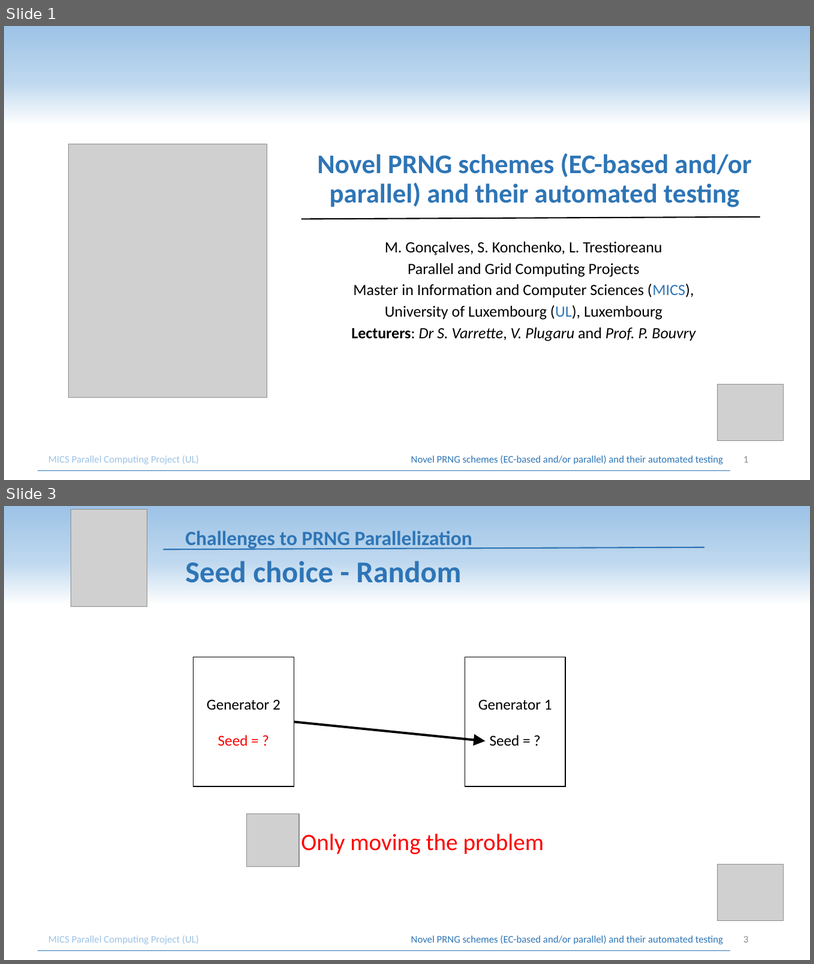
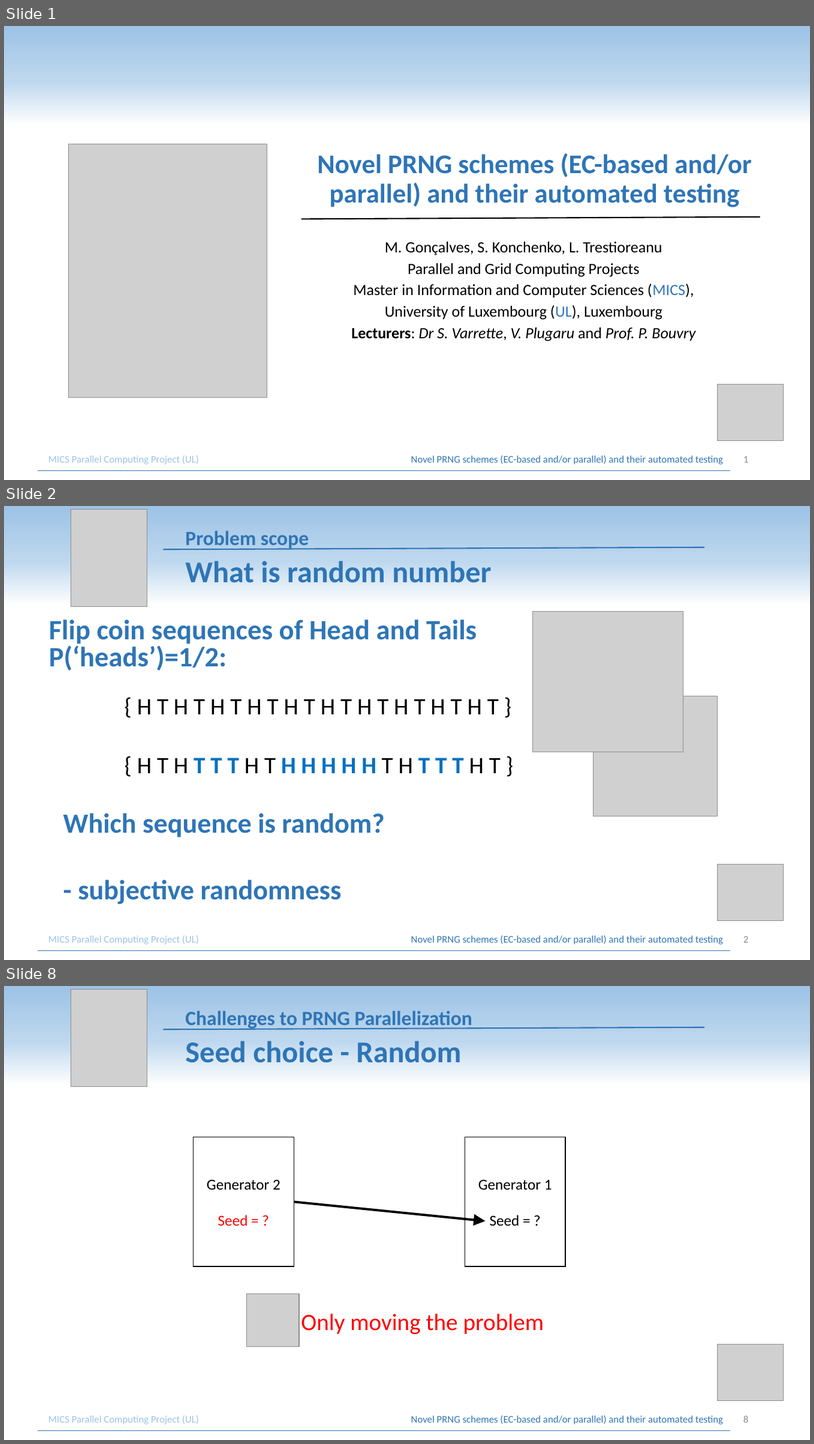
Before and after one commit to IceYoshi/PRNG, a slide deck: prng-pres.pptx. Shown one above the other, each under a label of ours: slides 1 and 3 before the commit, slides 1, 2 and 8 after it; the slides between them are not shown. The pictures are 814x964 and 814x1444 pixels, drawn with LibreOffice and Linux fonts; fonts in the diff are those of the drawing; grey boxes stand for pictures. Boxes give left, top, right and bottom in pixels: in the first picture for what was removed or moved away, otherwise in the second. Text is boxed around its words. In the diff, an @@ line names an element or a change of style, - is before the commit and + after.

```diff
--- a/prng-pres.pptx
+++ b/prng-pres.pptx
@@ slide 2 added at bbox=[4, 506, 810, 960], background gradient #9DC3E6 to #BDD7EE to #FFFFFF @@
@@ picture added at bbox=[71, 509, 147, 606] @@
@@ text added at bbox=[185, 531, 309, 550], 24 pt, text #2E75B6, bold @@
+Problem scope
@@ line added from (163, 550) to (705, 547), #2E75B6 1.5 pt @@
@@ title added at bbox=[185, 561, 491, 582], 36 pt, text #2E75B6, bold @@
+What is random number
@@ picture added at bbox=[533, 611, 684, 751] @@
@@ text added at bbox=[49, 619, 477, 670], 33.3 pt, text #2E75B6, bold @@
+Flip coin sequences of Head and Tails
+P(‘heads’)=1/2:
@@ text added at bbox=[137, 699, 499, 714], 28 pt, text #000000 @@
+{ H T H T H T H T H T H T H T H T H T H T }
@@ picture added at bbox=[594, 696, 718, 816] @@
@@ text added at bbox=[137, 757, 501, 773], 28 pt, text #000000 @@
+{ H T H T T T H T H H H H H T H T T T H T }
@@ text added at bbox=[63, 813, 384, 904], 33 pt, text #2E75B6, bold @@
+Which sequence is random?
+- subjective randomness
@@ picture added at bbox=[718, 864, 784, 921] @@
@@ text added at bbox=[48, 935, 723, 944], 12 pt, text #2E75B6 @@
+MICS Parallel Computing Project (UL) Novel PRNG schemes (EC-based and/or parallel) and their automated testing
@@ page number added at bbox=[744, 936, 749, 942], 12 pt, text #8C8C8C @@
+2
@@ line added from (38, 950) to (731, 950), #2E75B6 0.5 pt @@
@@ what was slide 3 is now slide 8 @@
@@ page number at bbox=[744, 1415, 749, 1422]: text changed @@
-3
+8
```
Also in this commit, not shown: 2 slides changed, 4 other slides added, 2 other files.
